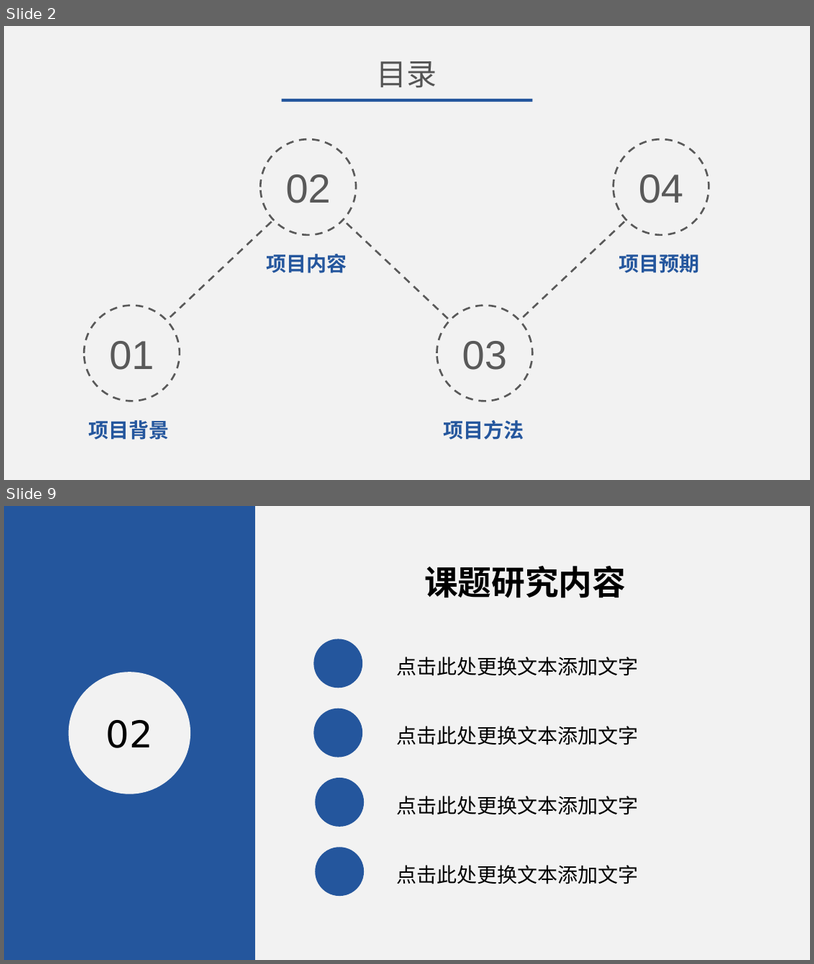
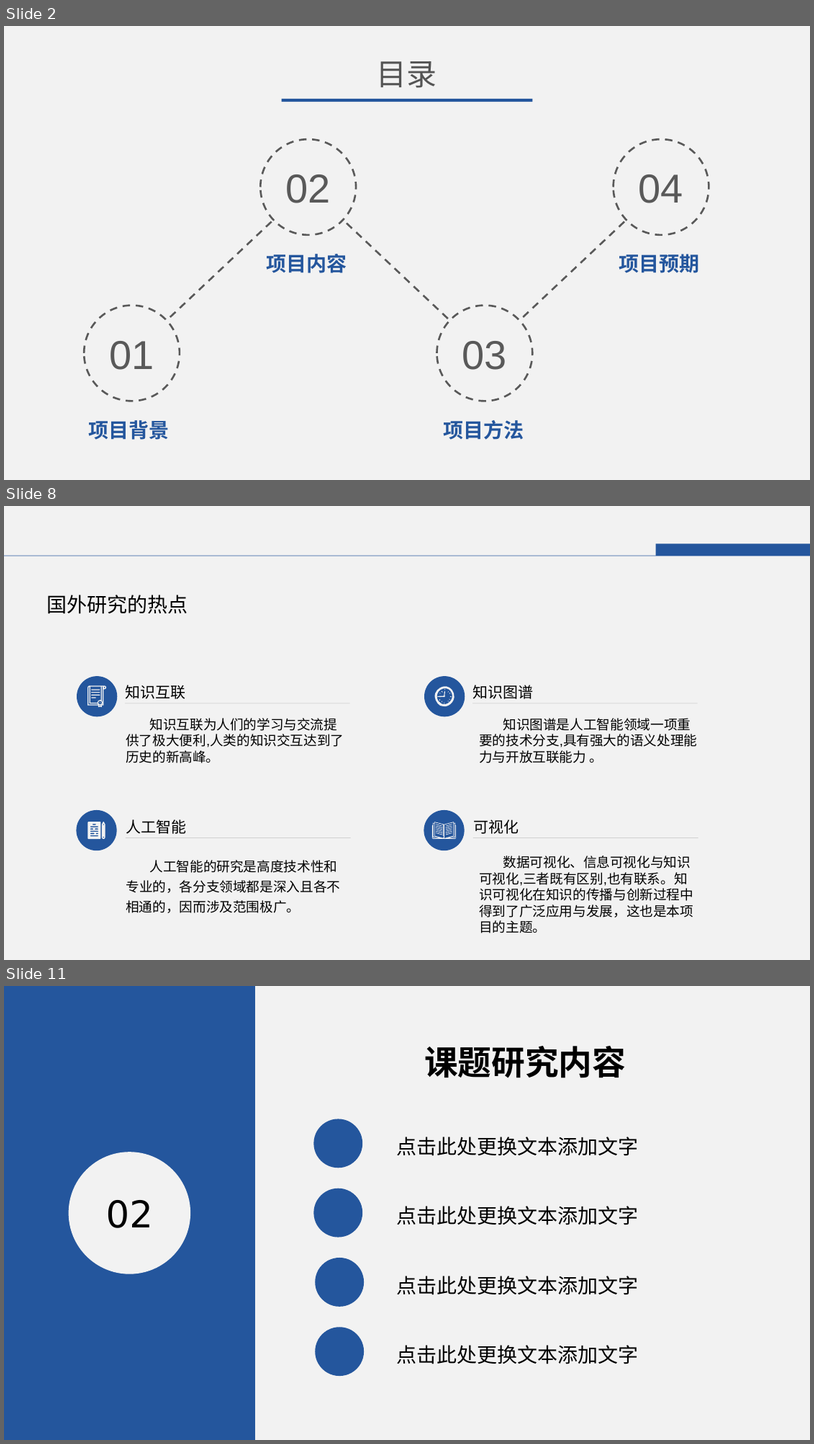
Before and after one commit to 25th-engineer/DaChuangFiles, a slide deck: 大创申报答辩.pptx. Shown one above the other, each under a label of ours: slides 2 and 9 before the commit, slides 2, 8 and 11 after it; the slides between them are not shown. The pictures are 814x964 and 814x1444 pixels, drawn with LibreOffice and Linux fonts; fonts in the diff are those of the drawing. Boxes give left, top, right and bottom in pixels: in the first picture for what was removed or moved away, otherwise in the second. Text is boxed around its words. In the diff, an @@ line names an element or a change of style, - is before the commit and + after.

```diff
--- a/大创申报答辩.pptx
+++ b/大创申报答辩.pptx
@@ slide 8 added at bbox=[4, 506, 810, 960], background #F2F2F2 @@
@@ rectangle added at bbox=[656, 543, 810, 556], fill #24569D @@
@@ line added from (4, 556) to (810, 556), #24569D 0.75 pt @@
@@ text added at bbox=[46, 595, 188, 614], 24 pt, text #000000 @@
+国外研究的热点
@@ ellipse added at bbox=[77, 676, 117, 716], fill #24569D @@
@@ ellipse added at bbox=[424, 676, 465, 716], fill #24569D @@
@@ freeform shape added at bbox=[88, 686, 106, 707], fill #F2F2F2 @@
@@ text added at bbox=[125, 685, 185, 699], 18 pt, text #000000 @@
+知识互联
@@ freeform shape added at bbox=[435, 686, 455, 706], fill #F2F2F2 @@
@@ text added at bbox=[473, 685, 533, 699], 18 pt, text #000000 @@
+知识图谱
@@ line added from (125, 703) to (350, 703), #BFBFBF 0.51 pt @@
@@ text added at bbox=[126, 718, 344, 763], 16 pt, text #000000 @@
+知识互联为人们的学习与交流提供了极大便利,人类的知识交互达到了历史的新高峰。
@@ line added from (473, 703) to (698, 703), #BFBFBF 0.51 pt @@
@@ text added at bbox=[479, 718, 697, 763], 16 pt, text #000000 @@
+知识图谱是人工智能领域一项重要的技术分支,具有强大的语义处理能力与开放互联能力 。
@@ ellipse added at bbox=[77, 810, 117, 850], fill #24569D @@
@@ freeform shape added at bbox=[88, 821, 106, 839], fill #F2F2F2 @@
@@ text added at bbox=[126, 819, 186, 834], 18 pt, text #000000 @@
+人工智能
@@ ellipse added at bbox=[424, 810, 465, 850], fill #24569D @@
@@ freeform shape added at bbox=[432, 822, 456, 839], fill #F2F2F2 @@
@@ text added at bbox=[473, 819, 519, 834], 18 pt, text #000000 @@
+可视化
@@ line added from (126, 837) to (350, 837), #BFBFBF 0.51 pt @@
@@ line added from (473, 837) to (699, 837), #BFBFBF 0.51 pt @@
@@ text added at bbox=[126, 860, 340, 913], 16 pt, text #000000 @@
+人工智能的研究是高度技术性和专业的，各分支领域都是深入且各不相通的，因而涉及范围极广。
@@ text added at bbox=[479, 855, 694, 933], 16 pt, text #000000 @@
+数据可视化、信息可视化与知识可视化,三者既有区别,也有联系。知识可视化在知识的传播与创新过程中得到了广泛应用与发展，这也是本项目的主题。
@@ what was slide 9 is now slide 11 @@
```
Also in this commit, not shown: 2 slides changed, 5 other slides added, 5 slides removed.
